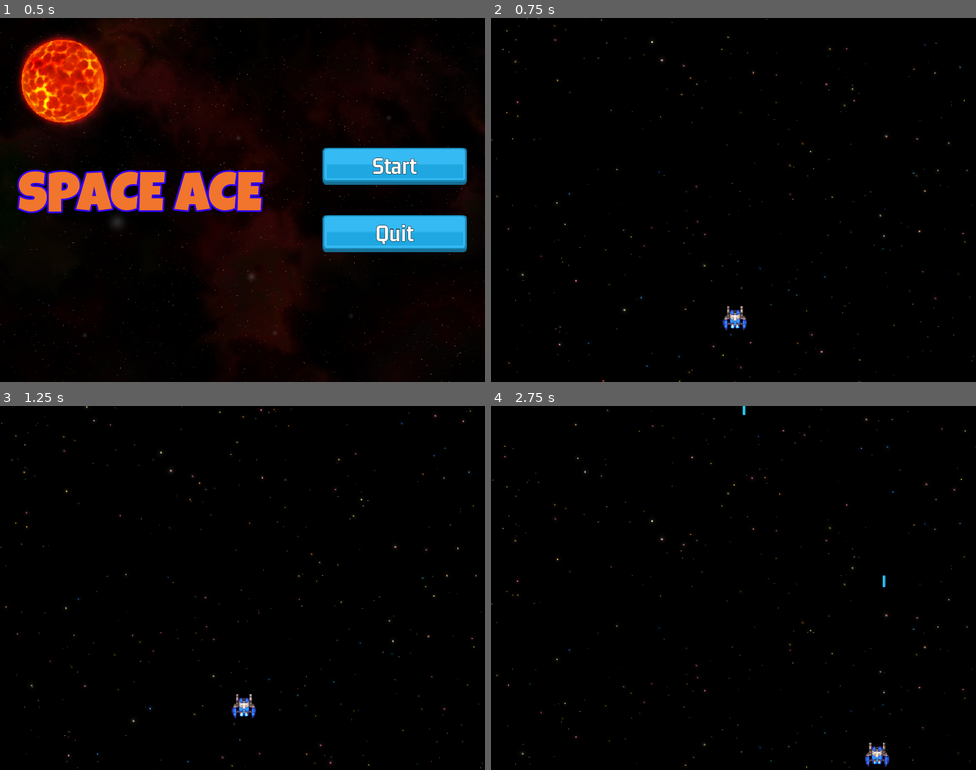
Above: before the commit, frames 1-4 (two rows, left to right).
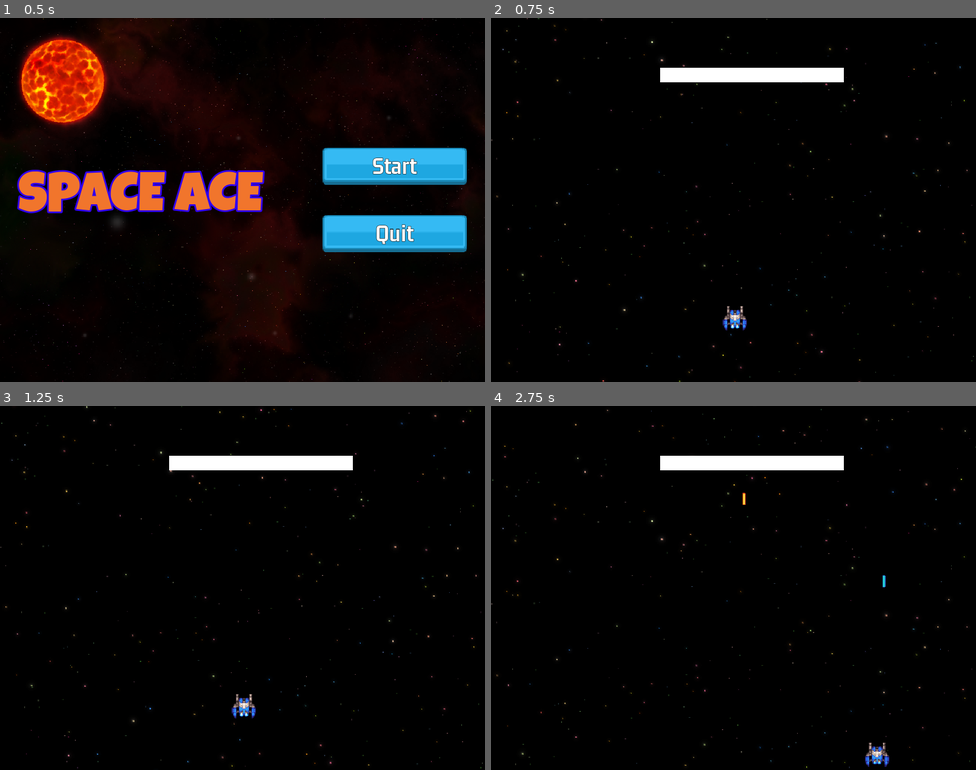
Above: after the commit, the same moments.

Repository: fj0lverkr/space-ace
Game: Godot game, scene res://scenes/main/main.tscn
Same seed, same stepped clock (60 frames per second), same inputs: the game is played once before the commit and once after it. Sound files missing from this copy of the repository are replaced by a short silence.
Inputs (mouse positions are in pixels of both pictures, inside the frame that each line leads up to):
- Up to frame 1 (0.5 s): no input
- Up to frame 2 (0.75 s): click "Start" at 0.5 s
- Up to frame 3 (1.25 s): no input
- Up to frame 4 (2.75 s): move the mouse to (840, 569) at 1.27 s; hold D (right) 1.28-2.03 s; click (840, 569) at 1.35 s; move the mouse to (636, 606) at 2.02 s; hold S (down) from 2.03 s (still down); click (636, 606) at 2.1 s

Frame 1 is identical in both runs. In frame 2, 1.5% of the frame differs, in the area x 34-73%, y 13-18%; in frame 3, 1.5%; in frame 4, 1.6%, in the area x 34-73%, y 0-28%.

Commit message:
Added training dummy scene to test lasers and explosions

Diff:
--- /dev/null
+++ b/scenes/debug/training_dummy.gd
@@ -0,0 +1,5 @@
+extends Area2D
+
+
+func _on_area_entered(area: Area2D) -> void:
+	SignalBus.on_shoot.emit(BaseBullet.BulletType.ENEMY, Vector2.DOWN, 120.0, area.global_position)
--- /dev/null
+++ b/scenes/debug/training_dummy.tscn
@@ -0,0 +1,24 @@
+[gd_scene load_steps=3 format=3 uid="uid://dks7b3wdmwic3"]
+
+[ext_resource type="Script" path="res://scenes/debug/training_dummy.gd" id="1_15grb"]
+
+[sub_resource type="RectangleShape2D" id="RectangleShape2D_xexsf"]
+size = Vector2(243, 20)
+
+[node name="TrainingDummy" type="Area2D"]
+position = Vector2(343, 74)
+collision_layer = 2
+collision_mask = 4
+script = ExtResource("1_15grb")
+
+[node name="ColorRect" type="ColorRect" parent="."]
+offset_left = -120.0
+offset_top = -8.0
+offset_right = 123.0
+offset_bottom = 11.0
+
+[node name="CollisionShape2D" type="CollisionShape2D" parent="."]
+position = Vector2(1, 1)
+shape = SubResource("RectangleShape2D_xexsf")
+
+[connection signal="area_entered" from="." to="." method="_on_area_entered"]
--- a/scenes/explosion/explosion.tscn
+++ b/scenes/explosion/explosion.tscn
@@ -168,6 +168,9 @@
 }, {
 "duration": 1.0,
 "texture": SubResource("AtlasTexture_ijvy5")
+}, {
+"duration": 1.0,
+"texture": null
 }],
 "loop": false,
 "name": &"explosion",
@@ -177,7 +180,7 @@
 [node name="Explosion" type="AnimatedSprite2D"]
 scale = Vector2(0.5, 0.5)
 sprite_frames = SubResource("SpriteFrames_b07go")
-animation = &"boom"
+animation = &"explosion"
 script = ExtResource("3_om4bd")
 
 [node name="Sfx" type="AudioStreamPlayer2D" parent="."]
--- a/scenes/level/level.tscn
+++ b/scenes/level/level.tscn
@@ -1,8 +1,9 @@
-[gd_scene load_steps=6 format=3 uid="uid://bv6eyxurfctkh"]
+[gd_scene load_steps=7 format=3 uid="uid://bv6eyxurfctkh"]
 
 [ext_resource type="Script" path="res://scenes/level/level.gd" id="1_mgefi"]
 [ext_resource type="PackedScene" uid="uid://bs8qampxx75ga" path="res://scenes/pause/pause.tscn" id="2_dk1hs"]
 [ext_resource type="PackedScene" uid="uid://dvgekg7u15jhr" path="res://scenes/level_bg/level_bg.tscn" id="3_3ioev"]
+[ext_resource type="PackedScene" uid="uid://dks7b3wdmwic3" path="res://scenes/debug/training_dummy.tscn" id="4_3g5ps"]
 [ext_resource type="PackedScene" uid="uid://6uyq43b3x314" path="res://scenes/player/player.tscn" id="4_ney5u"]
 [ext_resource type="PackedScene" uid="uid://dvfmgnuboyhc0" path="res://scenes/object_factory/object_factory.tscn" id="5_lifmh"]
 
@@ -14,6 +15,8 @@
 
 [node name="LevelBg" parent="." instance=ExtResource("3_3ioev")]
 
+[node name="TrainingDummy" parent="." instance=ExtResource("4_3g5ps")]
+
 [node name="Player" parent="." instance=ExtResource("4_ney5u")]
 position = Vector2(322, 396)
 
